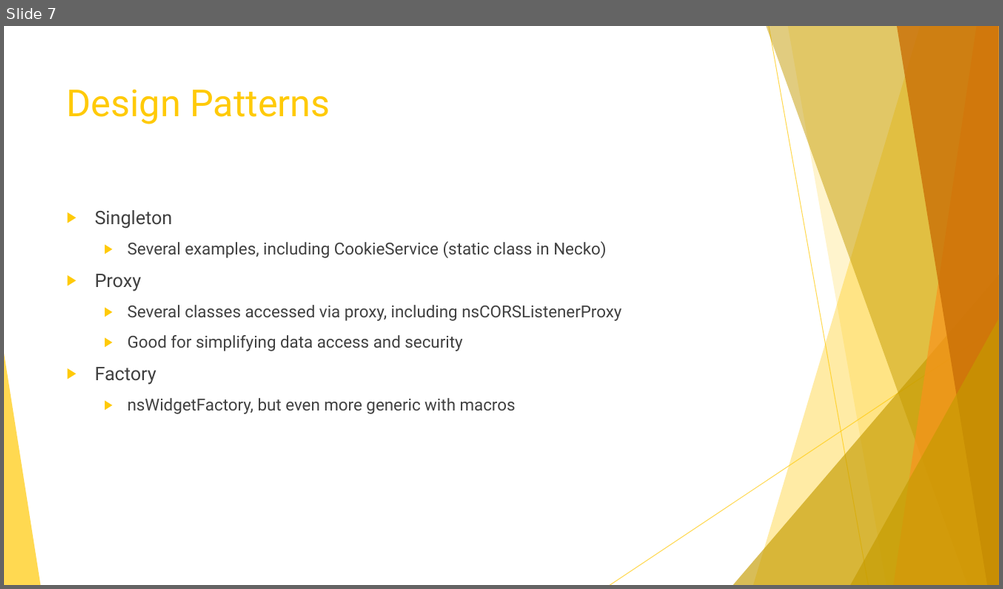
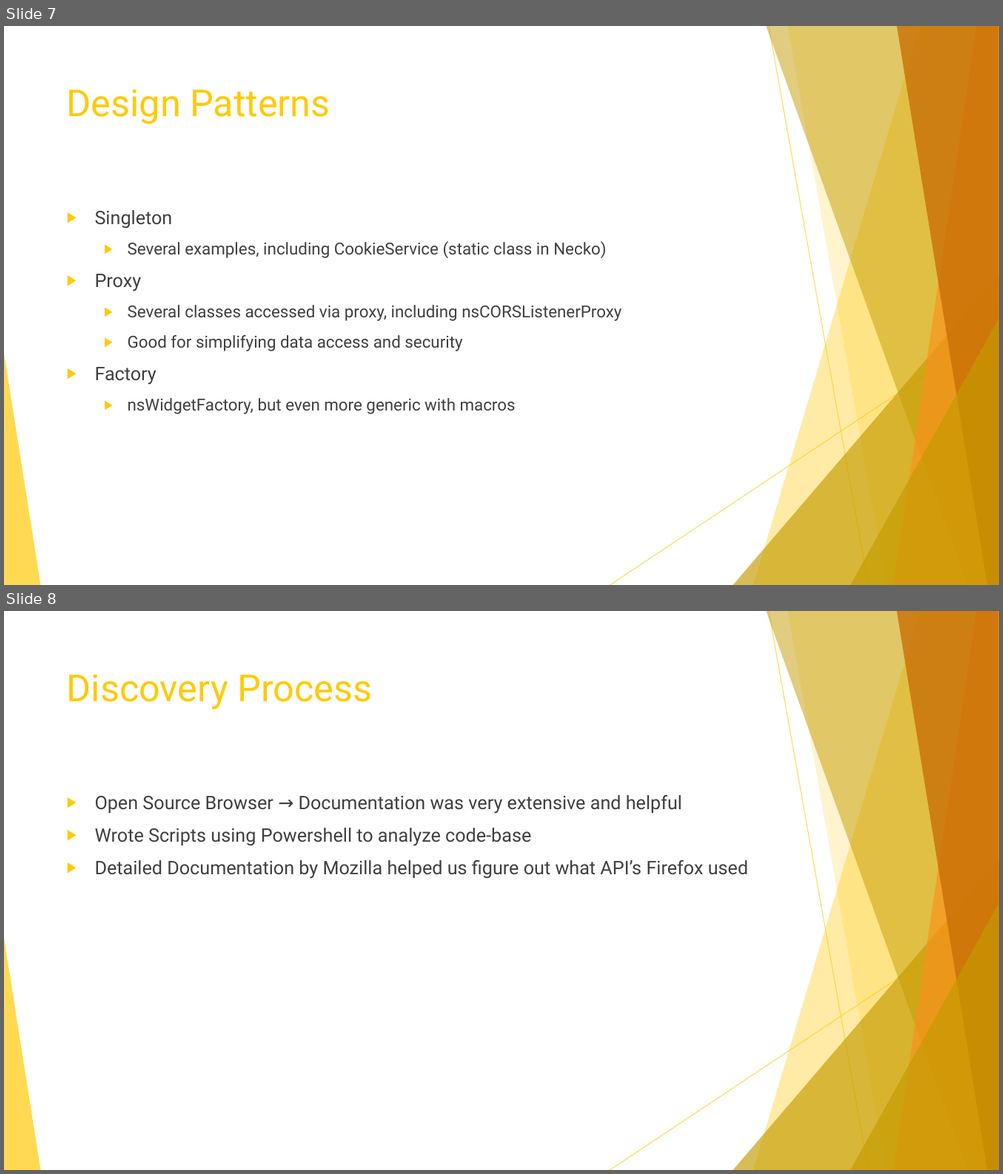
Before and after one commit to ryanlanguay/COMP_529_Project, a slide deck: Mozilla Firefox.pptx. Shown one above the other, each under a label of ours: slide 7 before the commit, slides 7 and 8 after it. The pictures are 1003x589 and 1003x1174 pixels, drawn with LibreOffice and Linux fonts; fonts in the diff are those of the drawing. Boxes give left, top, right and bottom in pixels: in the first picture for what was removed or moved away, otherwise in the second. Text is boxed around its words. In the diff, an @@ line names an element or a change of style, - is before the commit and + after.

```diff
--- a/Mozilla Firefox.pptx
+++ b/Mozilla Firefox.pptx
@@ slide 8 added at (4,611,999,1170), background #FFFFFF; not listed: 10 template elements that a slide beside it also shows @@
@@ title added at (67,674,372,709), 36 pt, text #FFCA08 @@
+Discovery Process
@@ text added at (95,795,748,879), 18 pt, text #404040 @@
+▶ Open Source Browser → Documentation was very extensive and helpful
+▶ Wrote Scripts using Powershell to analyze code-base
+▶ Detailed Documentation by Mozilla helped us figure out what API’s Firefox used
```
Also in this commit, not shown: 1 other slide added.
